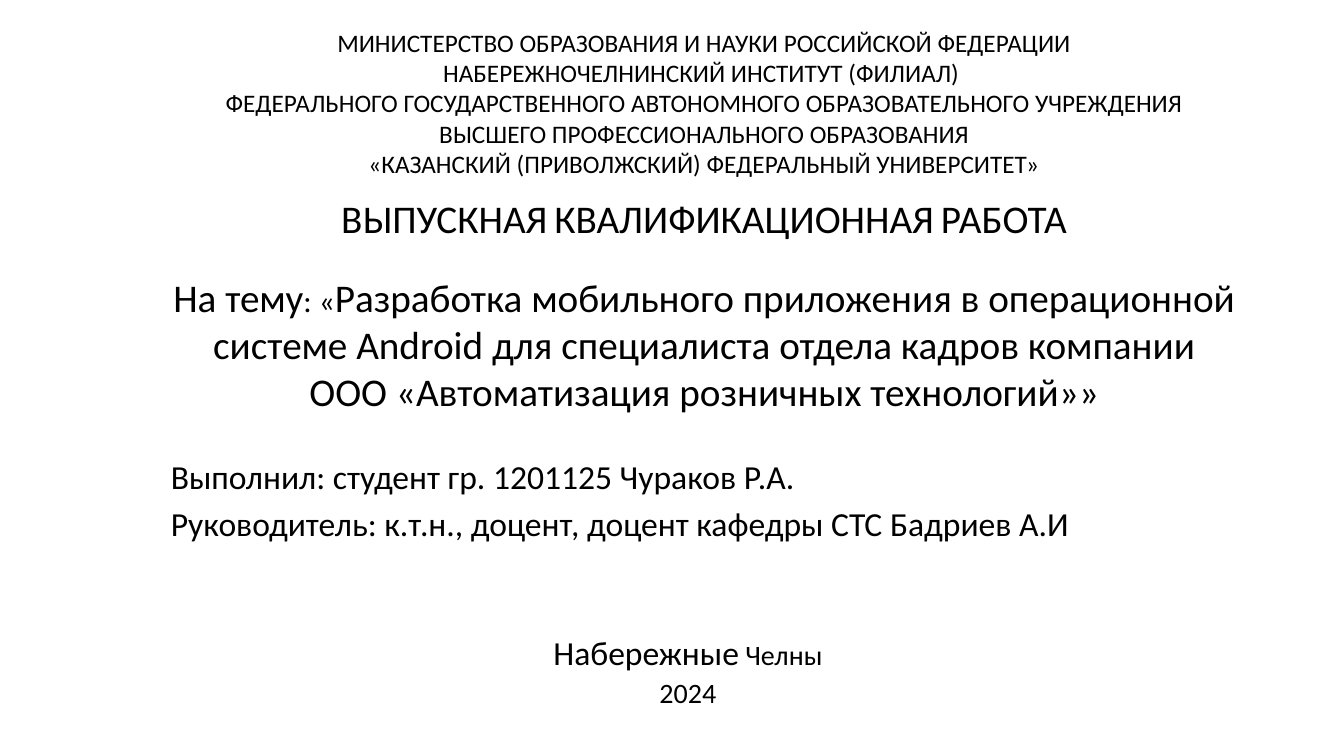
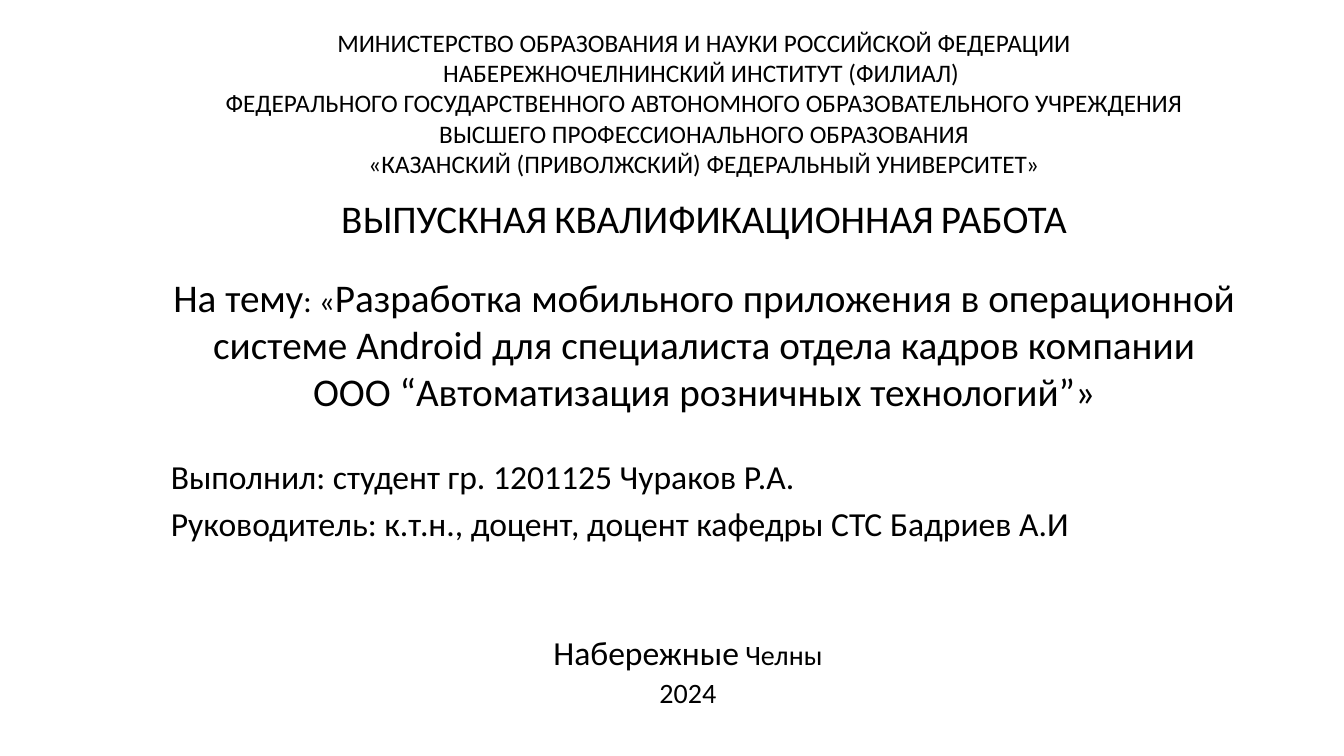
Before and after one commit to churakovra/graduateWork, a slide deck: slide 1 of product/vkr_pres.pptx. Drawn at 1344x756 pixels with LibreOffice and Linux fonts; fonts in the diff are those of the drawing. Boxes give left, top, right and bottom in pixels: in the first picture for what was removed or moved away, otherwise in the second. Text is boxed around its words. In the diff, an @@ line names an element or a change of style, - is before the commit and + after.

```diff
--- a/product/vkr_pres.pptx
+++ b/product/vkr_pres.pptx
@@ text at bbox=[173, 285, 1234, 413]: text changed @@
-На тему: «Разработка мобильного приложения в операционной системе Android для специалиста отдела кадров компании ООО «Автоматизация розничных технологий»»
+На тему: «Разработка мобильного приложения в операционной системе Android для специалиста отдела кадров компании ООО “Автоматизация розничных технологий”»
```
Also in this commit, not shown: 3 other slides changed, 5 slides added, 2 slides removed, 1 other file.
